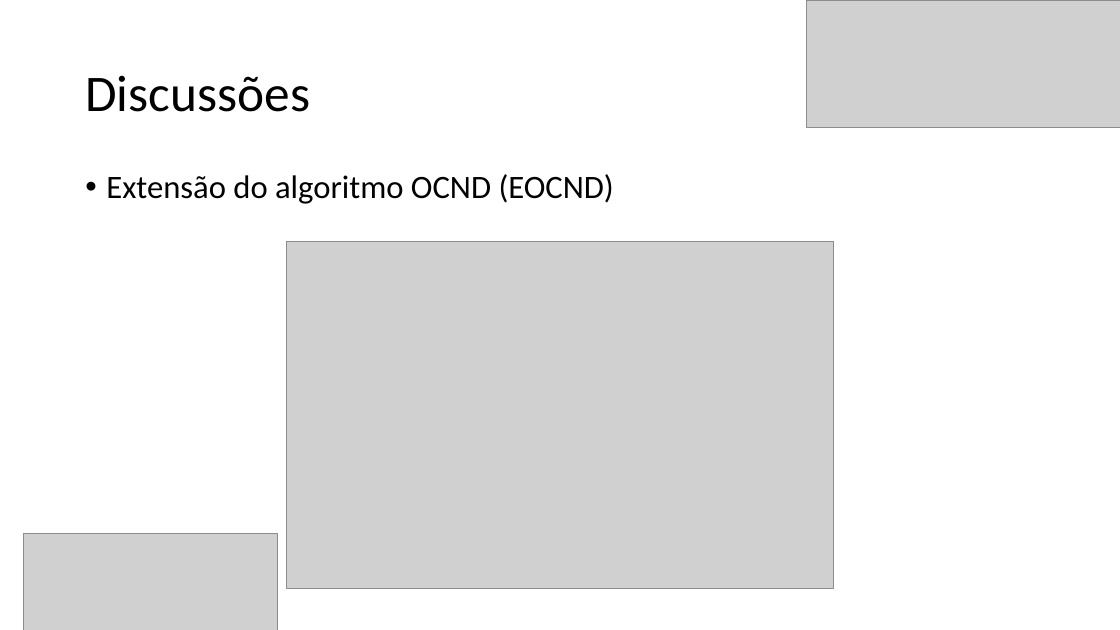
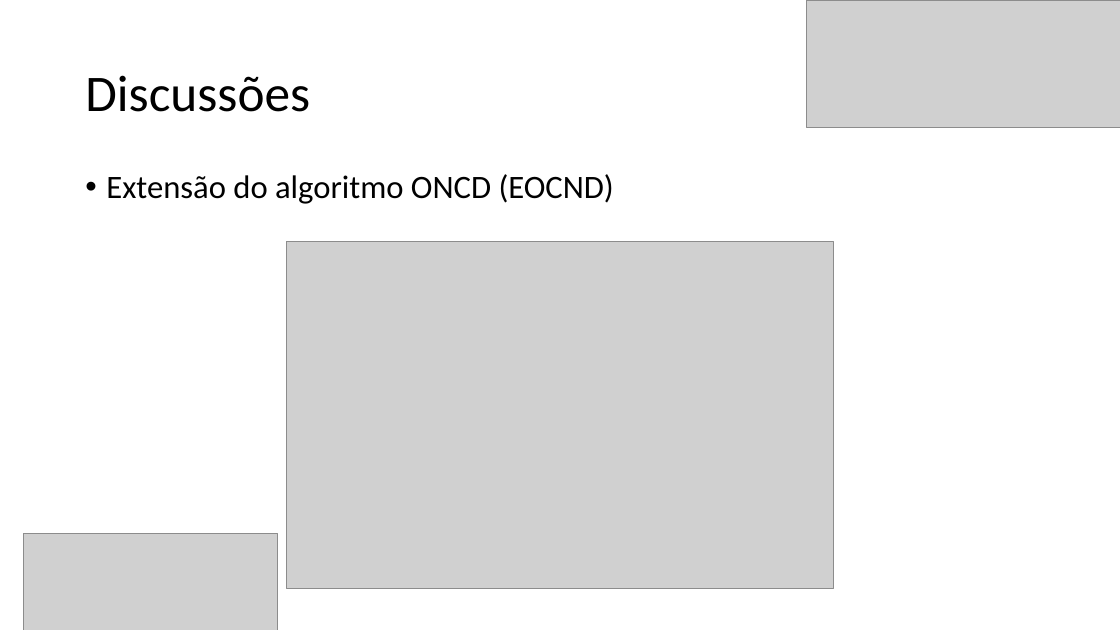
Before and after one commit to Marcio-Salmazo/PRT_Agrupamento, a slide deck: slide 36 of Seminario/optimal clusters - SLIDES.pptx. Drawn at 1120x630 pixels with LibreOffice and Linux fonts; fonts in the diff are those of the drawing; grey boxes stand for pictures. Boxes give left, top, right and bottom in pixels: in the first picture for what was removed or moved away, otherwise in the second. Text is boxed around its words. In the diff, an @@ line names an element or a change of style, - is before the commit and + after.

Commit message:
Versão preliminar dos slides de apresentação

```diff
--- a/Seminario/optimal clusters - SLIDES.pptx
+++ b/Seminario/optimal clusters - SLIDES.pptx
@@ text at (106,174,614,204): text changed @@
-• Extensão do algoritmo OCND (EOCND)
+• Extensão do algoritmo ONCD (EOCND)
```
Also in this commit, not shown: 1 other file.
